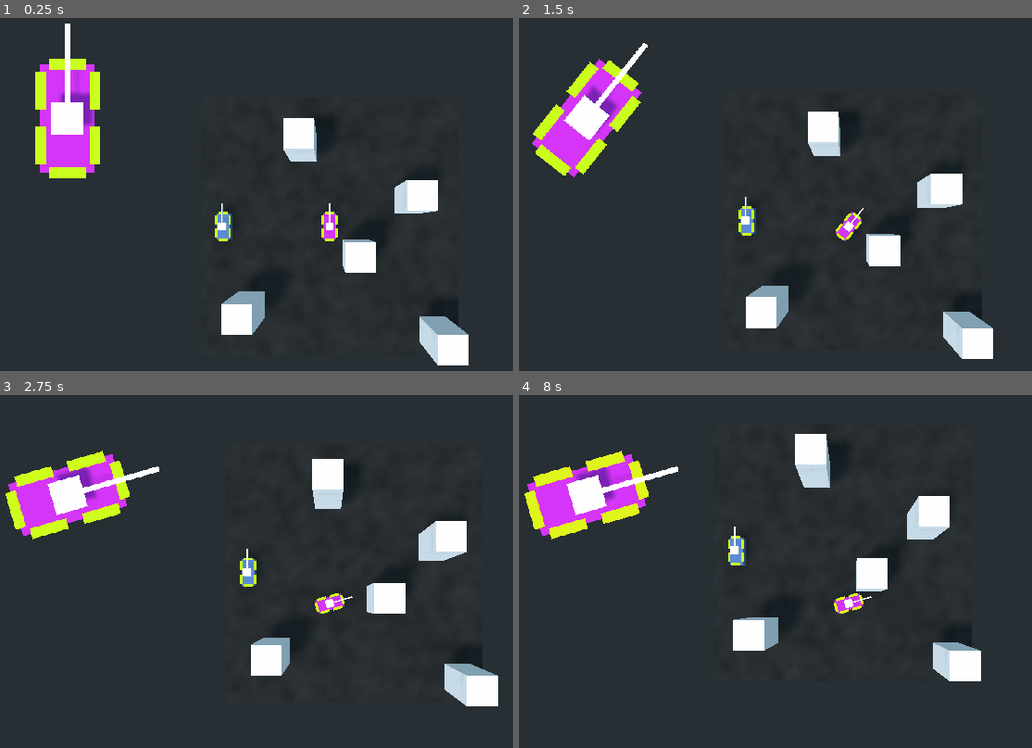
Above: before the commit, frames 1-4 (two rows, left to right).
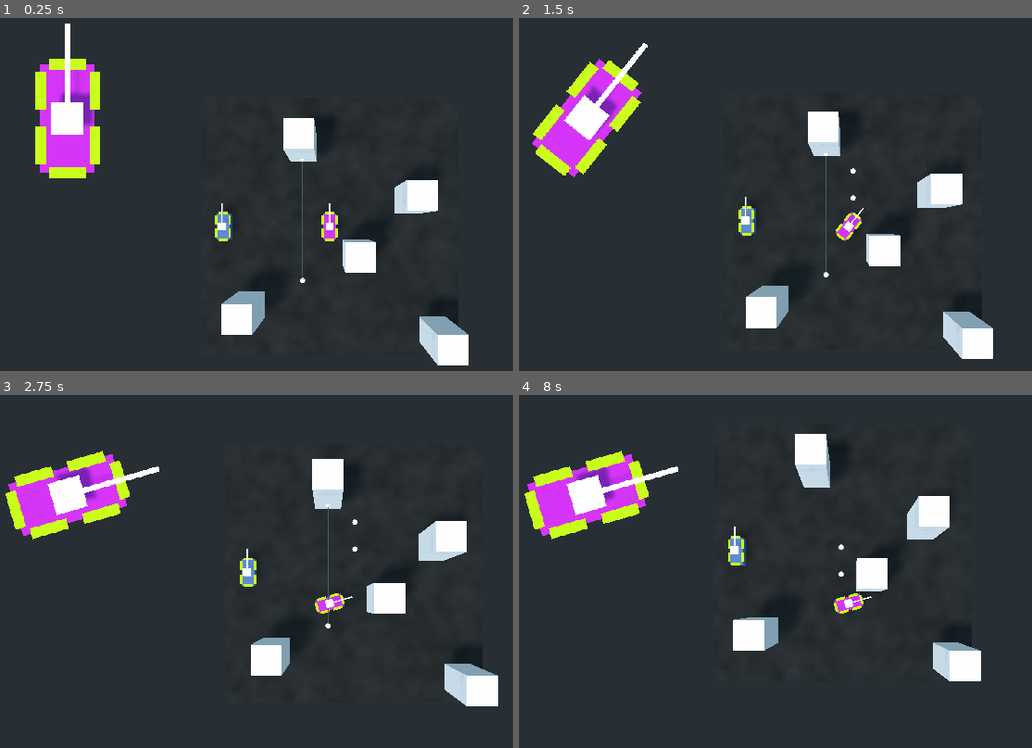
Above: after the commit, the same moments.

Repository: tastytentacles/ToppieTanks
Game: Godot game, scene res://TestBed.tscn
Two runs of this game, one before a commit and one after it. Both use one fixed random seed, a clock stepped at 60 frames per second and the inputs below.
Inputs:
- Up to frame 1 (0.25 s): no input
- Up to frame 2 (1.5 s): tap Enter at 0.5 s; hold D (game_right) 0.53-1.28 s; hold Space (game_fire) 0.53-1.28 s; hold S (game_back) from 1.28 s (still down); tap Space (game_fire) at 1.35 s
- Up to frame 3 (2.75 s): release S (game_back) at 2.03 s; hold D (game_right) from 2.03 s (still down); hold Space (game_fire) from 2.03 s (still down)
- Up to frame 4 (8 s): release D (game_right) at 2.78 s; release Space (game_fire) at 2.78 s; hold W (game_forward) 2.78-3.53 s; tap Space (game_fire) every 1.5 s from 2.85 to 7.35 s; hold Space (game_fire) 3.53-4.28 s; hold A (game_left) 3.53-5.03 s; hold S (game_back) 5.03-5.78 s; hold Space (game_fire) 5.03-5.78 s; hold D (game_right) 5.78-6.53 s; hold W (game_forward) 6.53-7.28 s; hold Space (game_fire) 6.53-7.28 s; hold D (game_right) from 7.28 s (still down)

The runs differ from the first frame. In frame 1, less than 0.1% of the frame differs, in the area x 58-60%, y 39-76%; in frame 2, 0.1%, in the area x 59-66%, y 38-74%; in frame 3, 0.1%; in frame 4, less than 0.1%.

Commit message:
basic shot

Diff:
--- a/TestBed.tscn
+++ b/TestBed.tscn
@@ -1,8 +1,9 @@
-[gd_scene load_steps=11 format=2]
+[gd_scene load_steps=12 format=2]
 
 [ext_resource path="res://obj/player_tank.tscn" type="PackedScene" id=1]
 [ext_resource path="res://src/utils/cam_xy_track.gd" type="Script" id=2]
 [ext_resource path="res://obj/tank.tscn" type="PackedScene" id=3]
+[ext_resource path="res://obj/basic_shot.tscn" type="PackedScene" id=4]
 
 [sub_resource type="OpenSimplexNoise" id=6]
 
@@ -128,3 +129,6 @@
 size = 2.0
 script = ExtResource( 2 )
 track_this = NodePath("../../../../Tanks/player_tank")
+
+[node name="basic_shot" parent="." instance=ExtResource( 4 )]
+transform = Transform( 1, 0, 0, 0, 1, 0, 0, 0, 1, -1, 0.5, 2 )
--- /dev/null
+++ b/obj/basic_shot.tscn
@@ -0,0 +1,29 @@
+[gd_scene load_steps=4 format=2]
+
+[ext_resource path="res://src/basic_shot_brain.gd" type="Script" id=1]
+
+[sub_resource type="SpatialMaterial" id=1]
+params_line_width = 10.0
+
+[sub_resource type="SphereMesh" id=2]
+radius = 0.1
+height = 0.2
+
+[node name="basic_shot" type="RayCast"]
+enabled = true
+cast_to = Vector3( 0, 0, -10 )
+script = ExtResource( 1 )
+
+[node name="line" type="ImmediateGeometry" parent="."]
+material_override = SubResource( 1 )
+
+[node name="AnimationPlayer" type="AnimationPlayer" parent="."]
+
+[node name="start" type="MeshInstance" parent="."]
+mesh = SubResource( 2 )
+material/0 = null
+
+[node name="stop" type="MeshInstance" parent="."]
+transform = Transform( 1, 0, 0, 0, 1, 0, 0, 0, 1, 0, 0, -1 )
+mesh = SubResource( 2 )
+material/0 = null
--- /dev/null
+++ b/src/basic_shot_brain.gd
@@ -0,0 +1,28 @@
+extends RayCast
+
+var hit = false
+var ticker = 0.0
+
+
+
+func _process(delta):
+	if !hit:
+		if is_colliding():
+			print("hit found")
+
+			var hit_point = transform.xform_inv(get_collision_point())
+
+			$line.clear()
+			$line.begin(Mesh.PRIMITIVE_LINES)
+			$line.add_vertex(Vector3.ZERO)
+			$line.add_vertex(hit_point)
+			$line.end()
+
+			$stop.translation = hit_point
+
+		hit = true
+
+	ticker += delta
+	if ticker > 3:
+		queue_free()
+		print("fade")
--- a/src/player_tank.gd
+++ b/src/player_tank.gd
@@ -1,18 +1,19 @@
 extends "res://src/tank_brain.gd"
 
-var tick = 0.0
+# var tick = 0.0
 
 func _process(delta):
 	# if self.muzzle_clear:
 	# 	print("trace")
 
-	tick += delta
-	if tick > 2:
-		for n in get_children():
-			if n is ArmorPlate:
-				n.damage(10)
+	# tick += delta
+	# if tick > 2:
+	# 	# for n in get_children():
+	# 	# 	if n is ArmorPlate:
+	# 	# 		n.damage(10)
+	# 	$armor_plate.damage(10)
 
-		tick = 0.0
+	# 	tick = 0.0
 
 	if Input.get_action_strength("game_forward") > 0:
 		forward_speed += speed * delta
@@ -31,3 +32,6 @@
 
 	if Input.get_action_strength("game_turn_right") > 0:
 		turret_angle = turret_angle.rotated(Vector3.UP, -turn_speed * delta)
+
+	if Input.get_action_strength("game_fire") > 0:
+		fire()
--- a/src/tank_brain.gd
+++ b/src/tank_brain.gd
@@ -4,13 +4,19 @@
 export var turn_speed = .9
 export var friction = .75
 
+var shot = preload("res://obj/basic_shot.tscn")
+
 var forward_speed = 0.0
 var forward_angle = Vector3(0, 0, -1)
 var turret_angle = Vector3(0, 0, -1)
+var reload_time = 5
+var reload_timer = 0
 
 var muzzle_clear = false setget , _check_muzzle
 
-
+func _process(delta):
+	if reload_timer > 0:
+		reload_timer = clamp(reload_timer - delta, 0, reload_time)
 
 func _physics_process(_delta):
 	transform = transform.looking_at(translation + forward_angle, Vector3.UP)
@@ -23,3 +29,10 @@
 
 func _check_muzzle():
 	return min($turret/muzzle_box.get_overlapping_bodies().size(), 1)
+
+func fire():
+	if reload_timer == 0:
+		var s = shot.instance()
+		s.global_transform = $turret/muzzle.global_transform
+		get_tree().root.add_child(s)
+		reload_timer = reload_time
